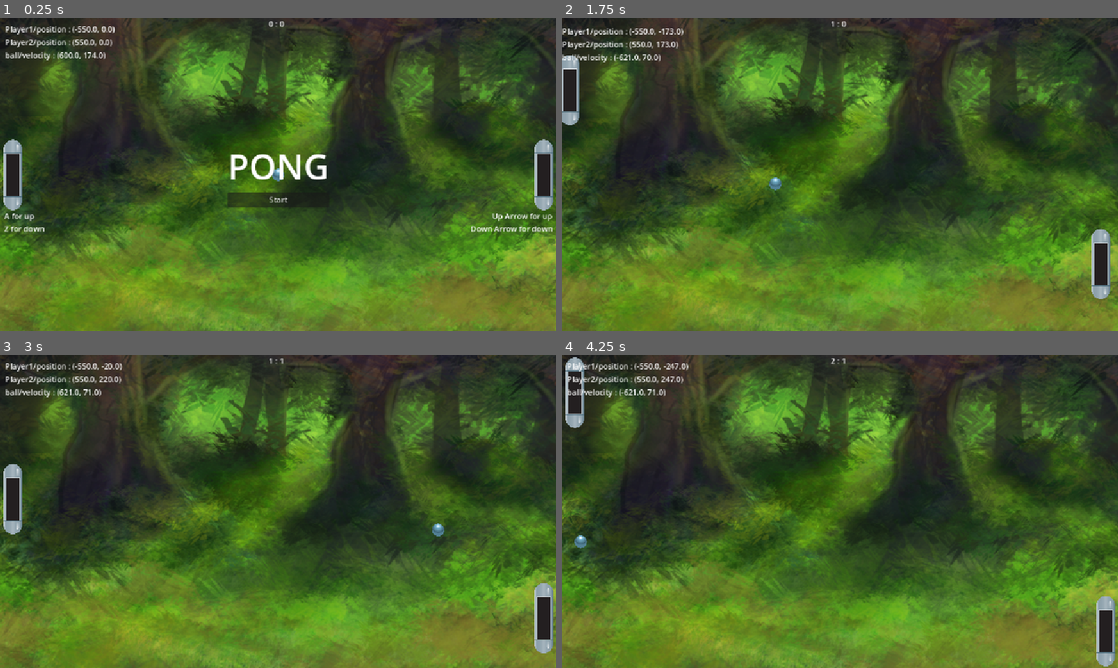
Above: before the commit, frames 1-4 (two rows, left to right).
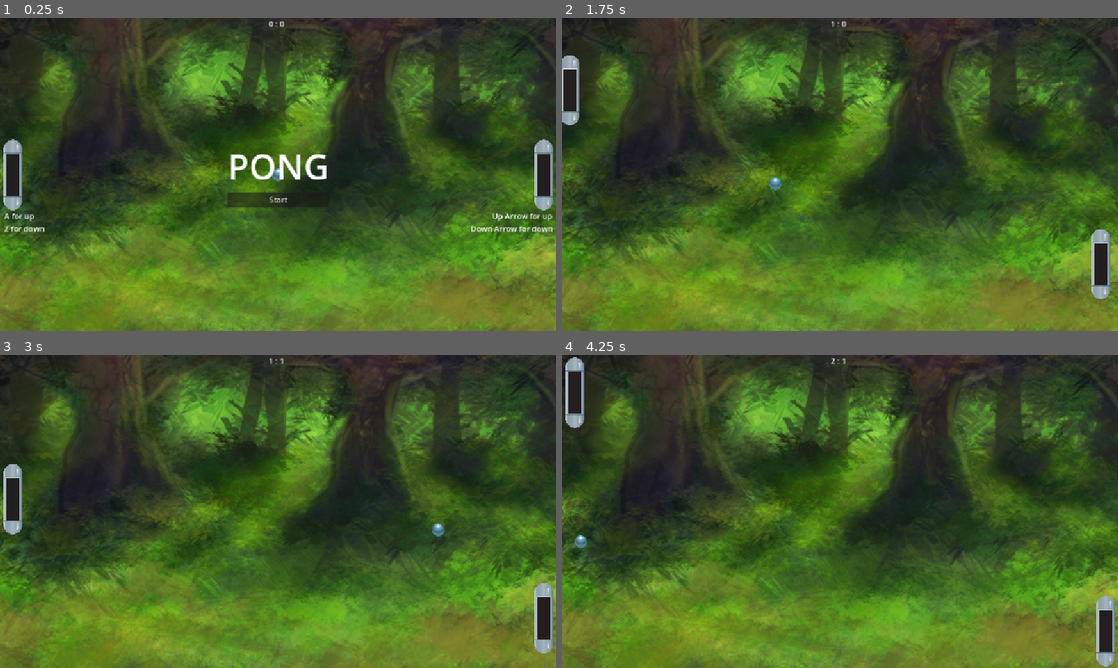
Above: after the commit, the same moments.

Repository: minhaz1217/godot-pong
Game: Godot game, scene res://scenes/game.tscn
Two runs of this game, one before a commit and one after it. Both use one fixed random seed, a clock stepped at 60 frames per second and the inputs below.
Inputs:
- Up to frame 1 (0.25 s): no input
- Up to frame 2 (1.75 s): click "Start" at 0.5 s; hold A (player1_up) from 1.28 s (still down); hold Down (player2_down) from 1.28 s (still down)
- Up to frame 3 (3 s): release A (player1_up) at 2.03 s; release Down (player2_down) at 2.03 s; hold Z (player1_down) 2.03-2.78 s; tap Up (player2_up) at 2.1 s; hold A (player1_up) from 2.78 s (still down); tap Space (start_game) at 2.85 s
- Up to frame 4 (4.25 s): keep holding A (player1_up); tap Down (player2_down) at 3.6 s

The runs differ from the first frame. In frame 1, 0.7% of the frame differs, in the area x 1-21%, y 2-14%; in frame 2, 0.7%; in frame 3, 0.7%, in the area x 1-22%, y 2-14%; in frame 4, 0.7%.

Commit message:
disabled debug

Diff:
--- a/scenes/game.gd
+++ b/scenes/game.gd
@@ -5,6 +5,7 @@
 @onready var score: Label = $CanvasLayer/score
 @onready var ball: CharacterBody2D = $ball
 @onready var camera: Camera2D = $camera
+@onready var debug_overlay: MarginContainer = $DebugOverlay
 
 var player1_score: int = 0
 var player2_score: int = 0
@@ -18,6 +19,9 @@
 
 
 func _ready() -> void:
+	if(not GlobalScript.enable_debug):
+		debug_overlay.visible = false
+
 	ball_starting_position = ball.position
 	ball.velocity.y = randi_range(50, 200)
 	GlobalScript.main_camera = camera
--- a/scripts/global_script.gd
+++ b/scripts/global_script.gd
@@ -10,3 +10,4 @@
 }
 
 var main_camera: Camera2D
+var enable_debug = false
